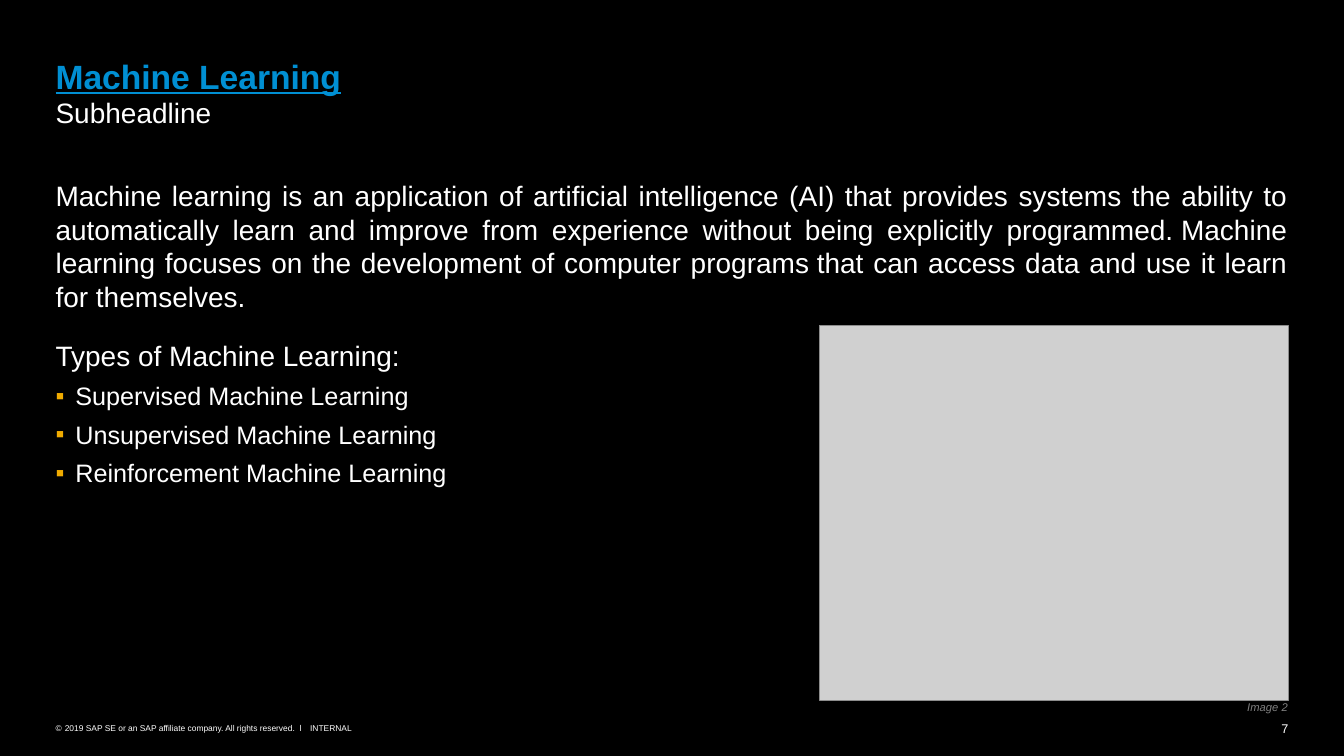
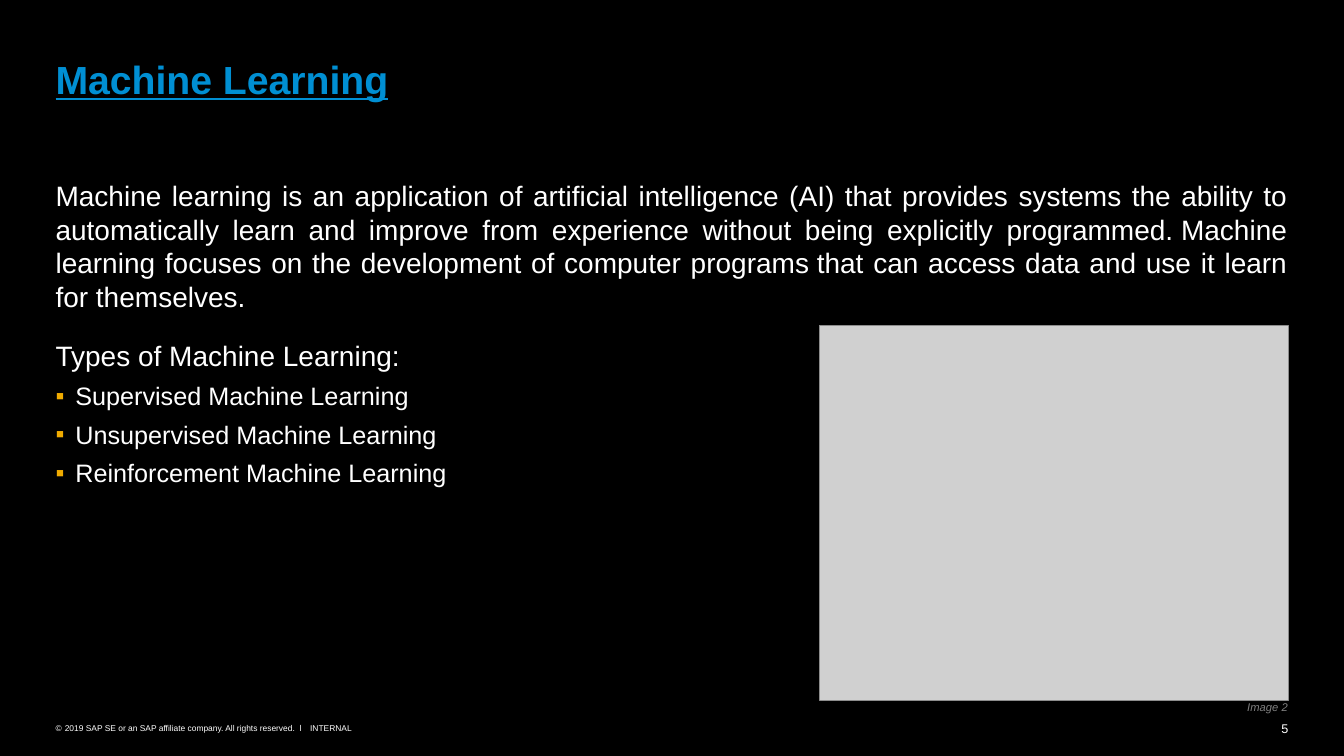
Before and after one commit to SherwinVarghese/Machine-Learning-TechknowSchool, a slide deck: slide 5 of Intro To ML and Data Science/Overview.pptx (slide 7 before the commit). Drawn at 1344x756 pixels with LibreOffice and Linux fonts; fonts in the diff are those of the drawing; grey boxes stand for pictures. Boxes give left, top, right and bottom in pixels: in the first picture for what was removed or moved away, otherwise in the second. Text is boxed around its words. In the diff, an @@ line names an element or a change of style, - is before the commit and + after.

```diff
--- a/Intro To ML and Data Science/Overview.pptx
+++ b/Intro To ML and Data Science/Overview.pptx
@@ title at [56,65,388,102]: text changed; size 24 to 28 pt @@
-Machine Learning
-Subheadline
+Machine Learning
@@ page number at [1281,724,1288,733]: text changed @@
-7
+5
```
Also in this commit, not shown: 9 other slides changed, 3 slides added, 3 slides removed.
